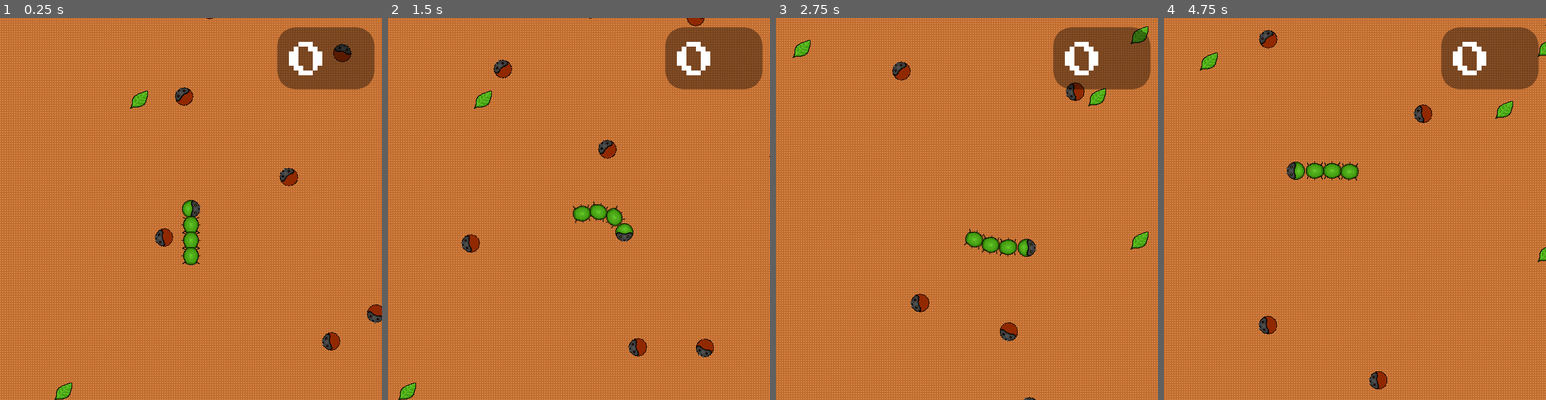
Above: before the commit, frames 1-4 (left to right).
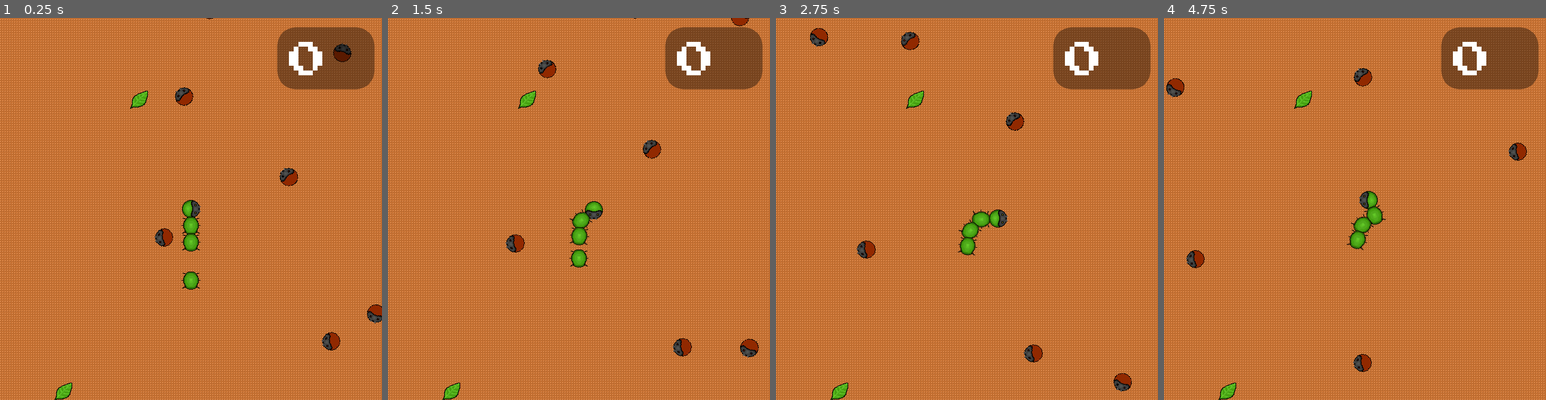
Above: after the commit, the same moments.

Repository: thatnick/grow-grow
Game: Godot game, scene res://scenes/Main.tscn
Same seed, same stepped clock (60 frames per second), same inputs: the game is played once before the commit and once after it.
Inputs:
- Up to frame 1 (0.25 s): no input
- Up to frame 2 (1.5 s): hold Right (ui_right) 0.53-1.28 s; hold Down (ui_down) from 1.28 s (still down)
- Up to frame 3 (2.75 s): release Down (ui_down) at 2.03 s; hold Right (ui_right) from 2.03 s (still down)
- Up to frame 4 (4.75 s): release Right (ui_right) at 2.78 s; hold Up (ui_up) 2.78-3.53 s; hold Left (ui_left) from 3.53 s (still down)

The runs differ from the first frame. In frame 1, 0.4% of the frame differs, in the area x 47-53%, y 51-72%; in frame 2, 50%; in frame 3, 50%, in the area x 0-100%, y 0-100%; in frame 4, 50%.

Commit message:
Reduce speed factor and start scene updated

Diff:
--- a/scenes/Start.tscn
+++ b/scenes/Start.tscn
@@ -1,6 +1,5 @@
-[gd_scene load_steps=5 format=2]
+[gd_scene load_steps=6 format=2]
 
-[ext_resource path="res://scenes/Background.tscn" type="PackedScene" id=1]
 [ext_resource path="res://fonts/PressStart2P-Regular.ttf" type="DynamicFontData" id=2]
 
 [sub_resource type="StyleBoxFlat" id=1]
@@ -14,14 +13,26 @@
 size = 48
 font_data = ExtResource( 2 )
 
-[node name="Start" type="Node"]
+[sub_resource type="DynamicFont" id=3]
+font_data = ExtResource( 2 )
 
-[node name="Background" parent="." instance=ExtResource( 1 )]
-position = Vector2( 640, 638.811 )
+[sub_resource type="DynamicFont" id=4]
+font_data = ExtResource( 2 )
 
-[node name="CanvasLayer" type="CanvasLayer" parent="."]
+[node name="Start" type="Control"]
+__meta__ = {
+"_edit_use_anchors_": false
+}
 
-[node name="Panel" type="Panel" parent="CanvasLayer"]
+[node name="ColorRect" type="ColorRect" parent="."]
+margin_right = 639.0
+margin_bottom = 637.0
+color = Color( 0.388235, 0.631373, 0.309804, 1 )
+__meta__ = {
+"_edit_use_anchors_": false
+}
+
+[node name="Title" type="Panel" parent="."]
 margin_left = 42.3245
 margin_top = 59.054
 margin_right = 614.324
@@ -31,7 +42,7 @@
 "_edit_use_anchors_": false
 }
 
-[node name="Label" type="Label" parent="CanvasLayer/Panel"]
+[node name="Label" type="Label" parent="Title"]
 margin_left = 28.2705
 margin_top = 10.946
 margin_right = 556.271
@@ -41,3 +52,35 @@
 Caterpillar"
 align = 1
 valign = 1
+
+[node name="Instructions" type="Panel" parent="."]
+margin_left = 36.0249
+margin_top = 474.828
+margin_right = 608.024
+margin_bottom = 618.828
+custom_styles/panel = SubResource( 1 )
+__meta__ = {
+"_edit_use_anchors_": false
+}
+
+[node name="Label" type="Label" parent="Instructions"]
+margin_left = 25.7506
+margin_top = 7.16621
+margin_right = 553.751
+margin_bottom = 137.166
+custom_fonts/font = SubResource( 3 )
+text = "Instructions:
+
+Use arrow keys to move around.
+
+Eat leaves to grow.
+
+Don't get eaten."
+
+[node name="Button" type="Button" parent="."]
+margin_left = 165.859
+margin_top = 294.881
+margin_right = 482.859
+margin_bottom = 396.881
+custom_fonts/font = SubResource( 4 )
+text = "PRESS TO PLAY"
--- a/scripts/player.gd
+++ b/scripts/player.gd
@@ -2,7 +2,7 @@
 
 var tail = preload("res://scenes/Tail.tscn")
 
-const SPEED_FACTOR = 50
+const SPEED_FACTOR = 7.5
 var speed  = 0
 var score = 0
 
